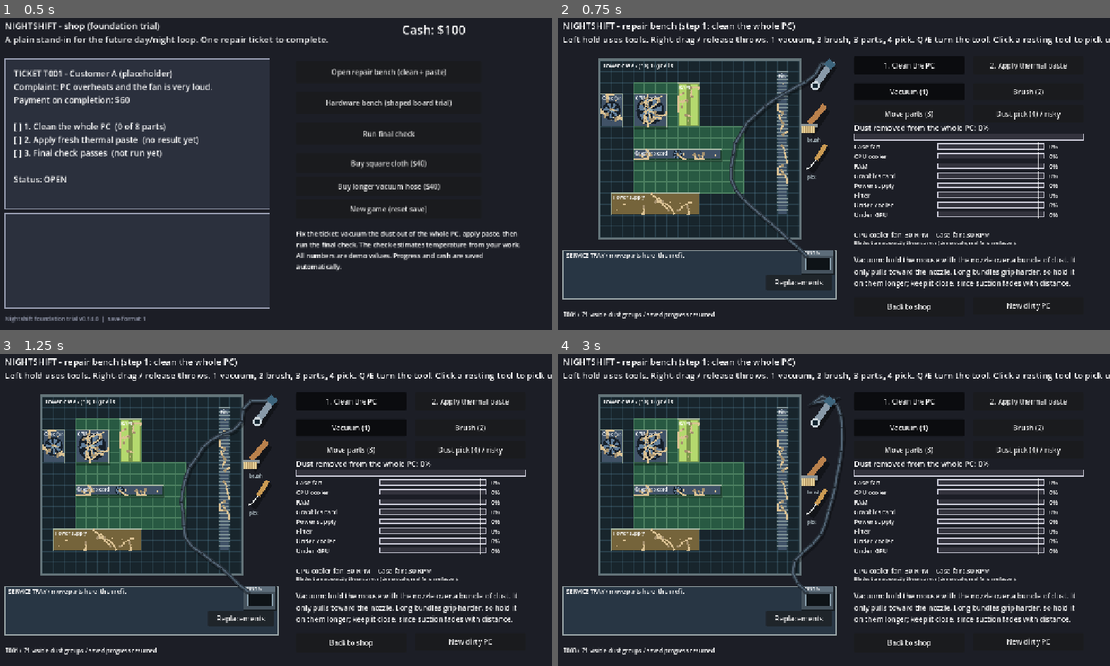
Above: before the commit, frames 1-4 (two rows, left to right).
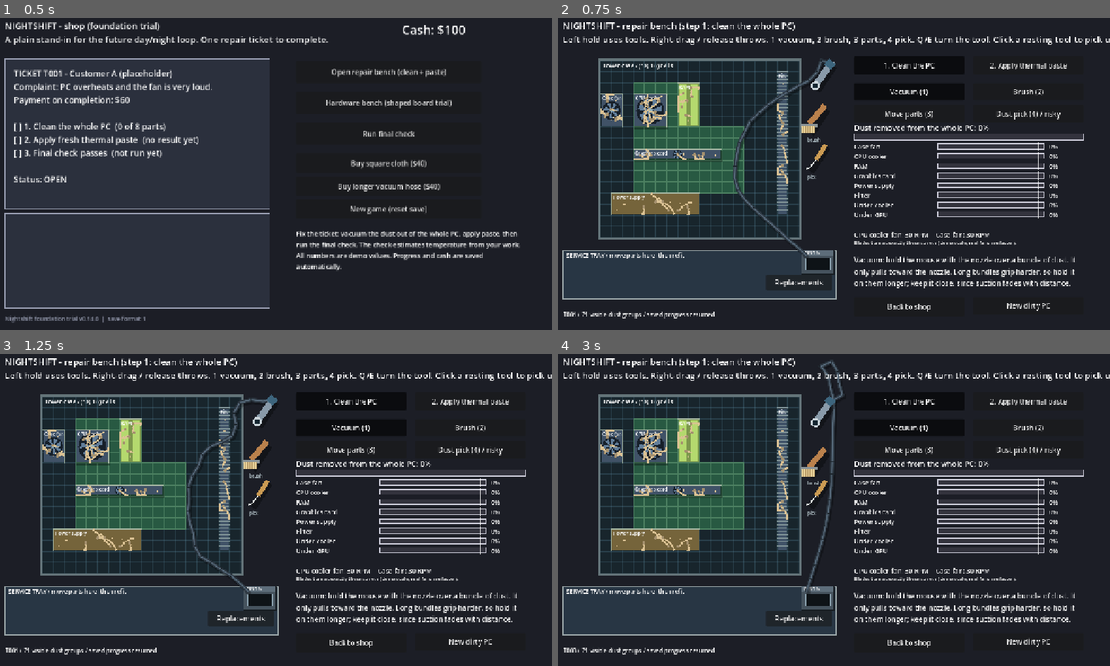
Above: after the commit, the same moments.

Repository: 123rearearcode/nighshift_real
Game: Godot game, scene res://scenes/shop.tscn
The game is run twice, just before and just after one commit, with the same random seed, the same clock (stepped at 60 frames per second) and the same inputs.
Inputs:
- Up to frame 1 (0.5 s): no input
- Up to frame 2 (0.75 s): click "Open repair bench (clean + pa…" at 0.5 s
- Up to frame 3 (1.25 s): no input
- Up to frame 4 (3 s): click "New dirty PC" at 1.25 s; click "New dirty PC" at 2 s; click "1. Clean the PC" at 2.75 s

Frame 1 is identical in both runs. In frame 2, 0.4% of the frame differs, in the area x 31-49%, y 13-74%; in frame 3, 0.7%; in frame 4, 1.3%, in the area x 42-52%, y 1-78%.

Commit message:
Fix hose tug waking resting tools; tighter stretch limit
Co-Authored-By: Claude Sonnet 5.5 <noreply@anthropic.com>
Claude-Session: https://claude.ai/code/session_01RRHyDEgCNWig31UsohEBJ7

Diff:
--- a/scripts/bench/hose_sim.gd
+++ b/scripts/bench/hose_sim.gd
@@ -9,7 +9,7 @@
 const BASE_LENGTH: float = 640.0      # px; reaches every part of the PC from the bin
 const LONG_LENGTH: float = 860.0      # px; with the "longer hose" upgrade
 const DAMPING: float = 0.90           # share of speed kept each physics step (table friction)
-const ITERATIONS: int = 8
+const ITERATIONS: int = 14
 const SMOOTHING: float = 0.05         # pulls each point toward its neighbours' middle, so it bends smoothly
 const END_STIFFNESS: float = 0.5      # how hard the nozzle end is drawn toward the vacuum each iteration
 const POINT_RADIUS: float = 4.0       # half the hose's thickness, used for obstacles
--- a/scripts/bench/tool_rig.gd
+++ b/scripts/bench/tool_rig.gd
@@ -12,7 +12,9 @@
 const HALF_SIZE := Vector2(30,42)    # half of the 60 x 84 box a tool occupies (before turning)
 const HOSE_ATTACH := Vector2(21,-31) # where the hose joins the vacuum, in the vacuum's own frame
 const HOSE_TUG: float = 0.5          # share of the taut hose's pull that drags the vacuum back each step
-const HOSE_STRETCH_LIMIT: float = 1.12 # the hose never stretches past this multiple of its length
+const HOSE_TUG_DEADBAND: float = 4.0 # a hose lagging less than this many px is slack, not taut
+const HOSE_PULL_BACK: float = 0.35   # share of the stretch past the hose's length that is pulled back each step
+const HOSE_STRETCH_LIMIT: float = 1.04 # the hose never stretches past this multiple of its length
 const COLLIDE_HALF := Vector2(20,34) # half size of the box tools collide with
 const SOLID_HEIGHT: float = 16.0     # a tool hopping higher than this flies over others
 const MASSES: Dictionary = {"vacuum": 3.0, "brush": 0.6, "pick": 0.4, "cloth": 0.3, "syringe": 0.4}
@@ -130,12 +132,17 @@
     var motion: RefCounted = motions["vacuum"]
     var body: RefCounted = bodies["vacuum"]
     var held: bool = selected == "vacuum" and equipped
-    var pull: Vector2 = hose.tug * HOSE_TUG
-    var anchor_point: Vector2 = DustBin.hose_anchor()
-    var reach: Vector2 = hose_end() - anchor_point
-    var limit: float = hose.length() * HOSE_STRETCH_LIMIT
-    if reach.length() > limit:
-        pull += reach.normalized() * (limit - reach.length())
+    var pull := Vector2.ZERO
+    if hose.tug.length() > HOSE_TUG_DEADBAND:
+        pull += hose.tug.normalized() * (hose.tug.length() - HOSE_TUG_DEADBAND) * HOSE_TUG
+    var reach: Vector2 = hose_end() - DustBin.hose_anchor()
+    var length: float = hose.length()
+    if reach.length() > length:
+        pull -= reach.normalized() * (reach.length() - length) * HOSE_PULL_BACK
+    var limit: float = length * HOSE_STRETCH_LIMIT
+    var after: Vector2 = reach + pull
+    if after.length() > limit:
+        pull -= after.normalized() * (after.length() - limit)
     if pull.length() < 0.05: return
     if held:
         motion.center += pull
--- a/tools/test_regressions.gd
+++ b/tools/test_regressions.gd
@@ -837,8 +837,10 @@
     for frame in range(300):
         base_rig.step(1.0/60.0,Vector2(50,115),false)
         long_rig.step(1.0/60.0,Vector2(50,115),false)
-    check(attach_distance(base_rig) <= Hose.BASE_LENGTH*ToolRig.HOSE_STRETCH_LIMIT + 1.0, "the hose never stretches past its limit")
-    check(attach_distance(base_rig) < attach_distance(long_rig) - 8.0, "a taut hose holds the vacuum back, and a longer hose reaches further")
+    var base_reach: float = attach_distance(base_rig)
+    var long_reach: float = attach_distance(long_rig)
+    check(base_reach <= Hose.BASE_LENGTH*ToolRig.HOSE_STRETCH_LIMIT + 1.0, "the hose never stretches past its limit (reach %.1f)" % base_reach)
+    check(base_reach < long_reach - 8.0, "a taut hose holds the vacuum back, and a longer hose reaches further (base %.1f, long %.1f)" % [base_reach, long_reach])
     gs.new_game()
     gs.money = 100
     check(gs.buy_upgrade("long_hose") and gs.money == 60 and gs.has_upgrade("long_hose") and not gs.buy_upgrade("long_hose"), "the longer hose is bought once")
Not shown, changed: CHANGELOG.md
